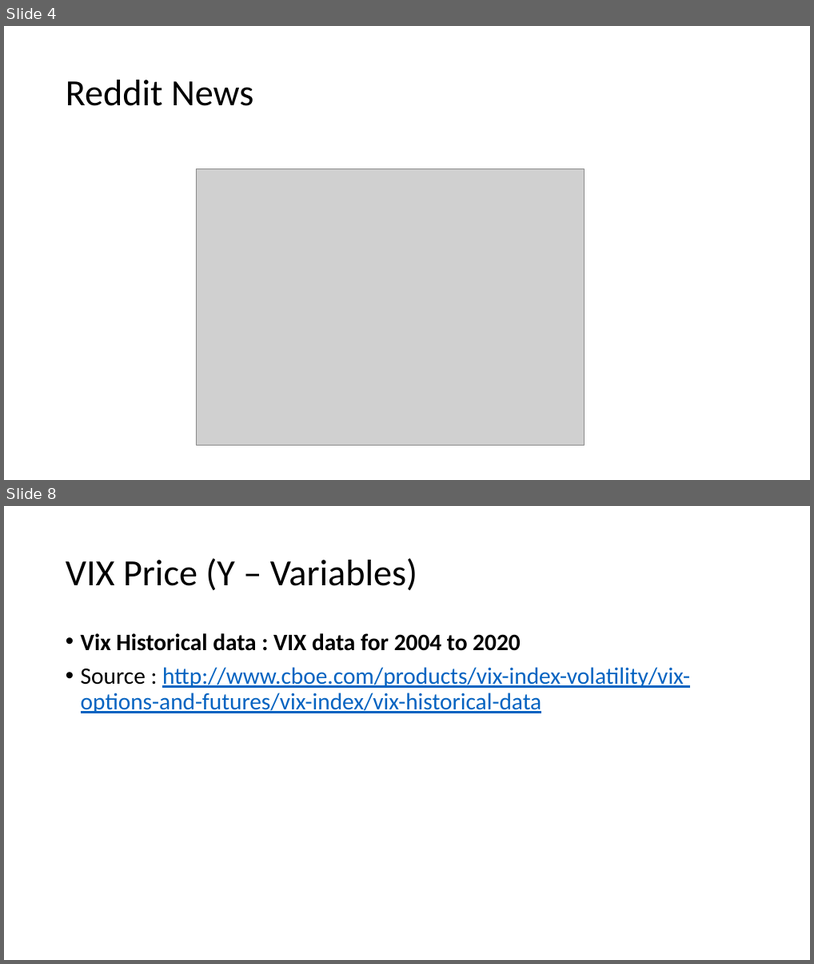
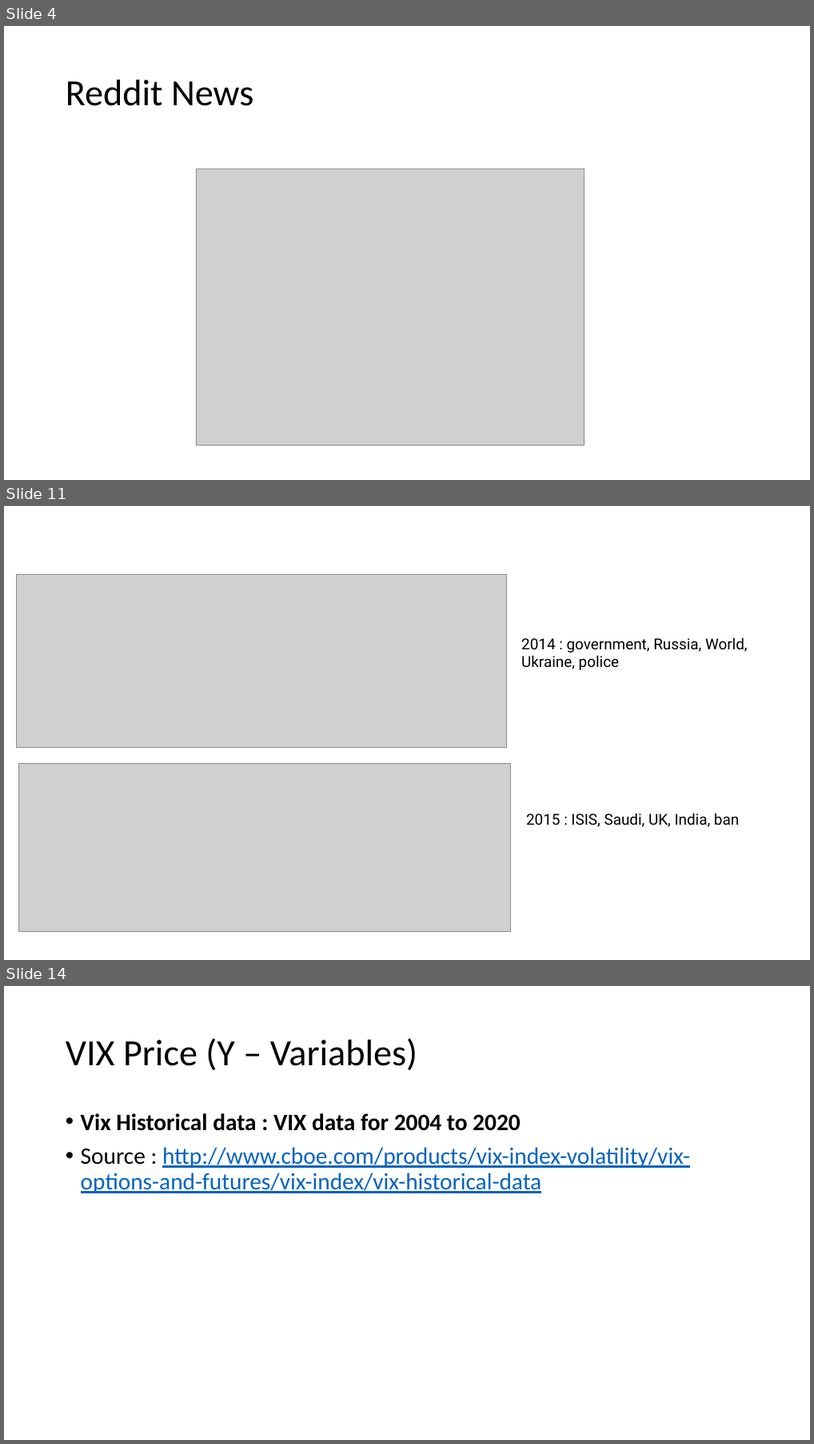
Before and after one commit to derrickhoe1988/Capstone-project, a slide deck: Capstone.pptx. Shown one above the other, each under a label of ours: slides 4 and 8 before the commit, slides 4, 11 and 14 after it; the slides between them are not shown. The pictures are 814x964 and 814x1444 pixels, drawn with LibreOffice and Linux fonts; fonts in the diff are those of the drawing; grey boxes stand for pictures. Boxes give left, top, right and bottom in pixels: in the first picture for what was removed or moved away, otherwise in the second. Text is boxed around its words. In the diff, an @@ line names an element or a change of style, - is before the commit and + after.

```diff
--- a/Capstone.pptx
+++ b/Capstone.pptx
@@ slide 11 added at (4, 506, 810, 960), background #FFFFFF @@
@@ picture added at (16, 574, 506, 747) @@
@@ text added at (522, 637, 748, 670), 18 pt, text #000000 @@
+2014 : government, Russia, World, Ukraine, police
@@ picture added at (18, 763, 510, 932) @@
@@ text added at (526, 812, 739, 827), 18 pt, text #000000 @@
+2015 : ISIS, Saudi, UK, India, ban
@@ what was slide 8 is now slide 14 @@
```
Also in this commit, not shown: 2 slides changed, 6 other slides added, 1 slide removed, 4 other files.
